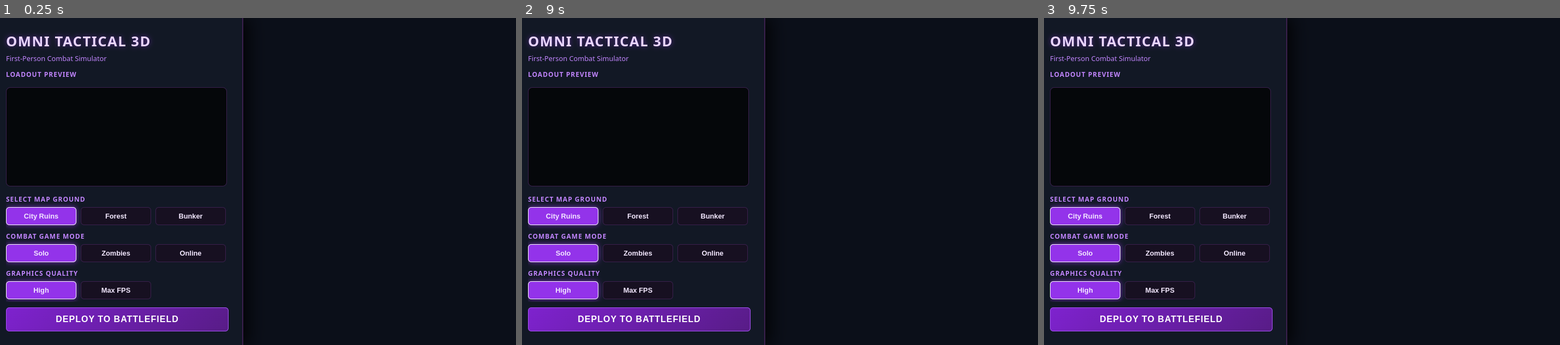
Above: before the commit, frames 1-3 (left to right).
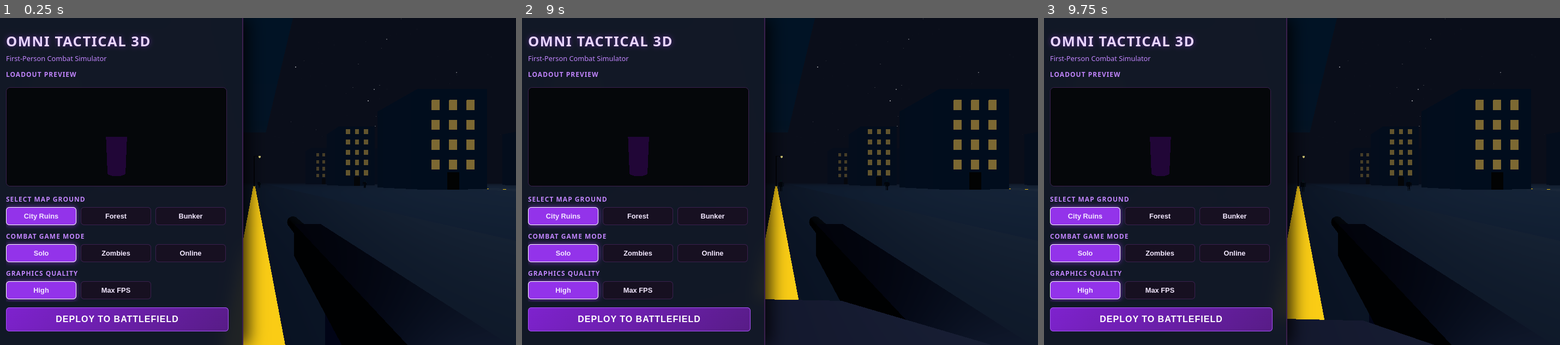
Above: after the commit, the same moments.

Repository: moitui-dev/Neon-Ember---Arcade-Shooter
Game: browser game, page games/battlefield/index.html
Same seed, same stepped clock (60 frames per second), same inputs: the game is played once before the commit and once after it.
Inputs (mouse positions are in pixels of both pictures, inside the frame that each line leads up to):
- Up to frame 1 (0.25 s): no input
- Up to frame 2 (9 s): click "Solo" at 0.27 s; hold D 1.03-1.53 s; click (774, 214) at 1.07 s; tap Space every 0.5 s from 1.1 to 8.6 s; hold S 1.58-1.85 s; click (671, 148) at 1.67 s; hold A 1.9-2.47 s; click (883, 132) at 2.27 s; hold W 2.52-2.82 s; click (852, 246) at 2.87 s; hold D 2.87-3.53 s; click (645, 263) at 3.47 s; hold W 3.58-3.82 s; hold A 3.87-4.3 s; click (774, 116) at 4.07 s; hold S 4.35-4.68 s; click (934, 197) at 4.67 s; hold D 4.73-5.23 s; click (620, 181) at 5.27 s; hold S 5.28-5.55 s; hold A 5.6-6.17 s; click (723, 295) at 5.87 s; hold W 6.22-6.52 s; click (826, 67) at 6.47 s; hold D 6.57-7.23 s; click (774, 214) at 7.07 s; hold W 7.28-7.52 s; hold A 7.57-8 s; click (671, 148) at 7.67 s; hold S 8.05-8.38 s; click (883, 132) at 8.27 s; hold D 8.43-8.93 s; click (852, 246) at 8.87 s; hold S from 8.98 s (still down)
- Up to frame 3 (9.75 s): tap Space at 9.1, 9.6 s; release S at 9.25 s; hold A from 9.3 s (still down); click (1167, 263) at 9.47 s

The runs differ from the first frame. In frame 1, 7.0% of the frame differs, in the area x 20-100%, y 0-100%; in frame 2, 6.7%; in frame 3, 6.4%.
Error before the commit: SyntaxError: The requested module './control.js' does not provide an export named 'initFirstPersonControls'

Commit message:
fix: export initFirstPersonControls correctly in control.js

Diff:
--- a/games/battlefield/control.js
+++ b/games/battlefield/control.js
@@ -1,30 +1,104 @@
-for (let i = 0; i < enemies.length; i++) {
-    const enemy = enemies[i];
-    const distToPlayer = enemy.position.distanceTo(camera.position);
+import * as THREE from 'three';
 
-    // Zombies sprint faster when close to the player
-    let currentRunSpeed = distToPlayer < 18 ? enemy.userData.speed * 1.8 : enemy.userData.speed;
+export function initFirstPersonControls(camera, collisionObjects = []) {
+    const moveState = {
+        forward: false,
+        backward: false,
+        left: false,
+        right: false,
+        sprint: false,
+        jump: false
+    };
 
-    if (distToPlayer > 1.4) {
-        const dir = new THREE.Vector3().subVectors(camera.position, enemy.position);
-        dir.y = 0;
-        dir.normalize();
-        enemy.position.addScaledVector(dir, currentRunSpeed * delta);
+    let velocity = new THREE.Vector3();
+    let direction = new THREE.Vector3();
+    let canJump = false;
+    let pitch = 0;
+    let yaw = 0;
 
-        enemy.userData.walkCycle += delta * (distToPlayer < 18 ? 14 : 7); // Faster leg/arm swing when running
-        const cycle = enemy.userData.walkCycle;
+    const normalSpeed = 6.0;
+    const sprintSpeed = 12.0;
+    const gravity = 30.0;
 
-        enemy.userData.leftArmGroup.rotation.x = Math.sin(cycle) * 0.8;
-        enemy.userData.rightArmGroup.rotation.x = -Math.sin(cycle) * 0.8;
-        enemy.userData.leftLegGroup.rotation.x = -Math.sin(cycle) * 0.8;
-        enemy.userData.rightLegGroup.rotation.x = Math.sin(cycle) * 0.8;
+    const docBody = document.body;
+
+    document.addEventListener('keydown', (e) => {
+        if (document.pointerLockElement !== docBody) return;
+        switch (e.code) {
+            case 'KeyW': moveState.forward = true; break;
+            case 'KeyS': moveState.backward = true; break;
+            case 'KeyA': moveState.left = true; break;
+            case 'KeyD': moveState.right = true; break;
+            case 'ShiftLeft':
+            case 'ShiftRight': moveState.sprint = true; break;
+            case 'Space':
+                if (canJump) {
+                    velocity.y += 10;
+                    canJump = false;
+                }
+                break;
+        }
+    });
+
+    document.addEventListener('keyup', (e) => {
+        switch (e.code) {
+            case 'KeyW': moveState.forward = false; break;
+            case 'KeyS': moveState.backward = false; break;
+            case 'KeyA': moveState.left = false; break;
+            case 'KeyD': moveState.right = false; break;
+            case 'ShiftLeft':
+            case 'ShiftRight': moveState.sprint = false; break;
+        }
+    });
+
+    document.addEventListener('mousemove', (e) => {
+        if (document.pointerLockElement !== docBody) return;
+        const sensitivity = 0.002;
+        yaw -= e.movementX * sensitivity;
+        pitch -= e.movementY * sensitivity;
+
+        const maxPitch = Math.PI / 2 - 0.01;
+        pitch = Math.max(-maxPitch, Math.min(maxPitch, pitch));
+
+        camera.rotation.set(0, 0, 0);
+        camera.rotateY(yaw);
+        camera.rotateX(pitch);
+    });
+
+    function update(delta) {
+        const currentSpeed = moveState.sprint ? sprintSpeed : normalSpeed;
+
+        velocity.x -= velocity.x * 10.0 * delta;
+        velocity.z -= velocity.z * 10.0 * delta;
+        velocity.y -= gravity * delta;
+
+        direction.z = Number(moveState.forward) - Number(moveState.backward);
+        direction.x = Number(moveState.right) - Number(moveState.left);
+        direction.normalize();
+
+        if (moveState.forward || moveState.backward) velocity.z -= direction.z * currentSpeed * 10.0 * delta;
+        if (moveState.left || moveState.right) velocity.x -= direction.x * currentSpeed * 10.0 * delta;
+
+        camera.translateX(-velocity.x * delta);
+        camera.translateZ(velocity.z * delta);
+
+        camera.position.y += velocity.y * delta;
+
+        if (camera.position.y < 1.6) {
+            velocity.y = 0;
+            camera.position.y = 1.6;
+            canJump = true;
+        }
+
+        const staminaBar = document.getElementById('stamina-bar');
+        if (staminaBar) {
+            if (moveState.sprint && (moveState.forward || moveState.backward)) {
+                staminaBar.style.width = Math.max(10, parseInt(staminaBar.style.width || 100) - 0.5) + '%';
+            } else {
+                staminaBar.style.width = Math.min(100, parseInt(staminaBar.style.width || 100) + 0.8) + '%';
+            }
+        }
     }
 
-    enemy.lookAt(camera.position.x, 0, camera.position.z);
-
-    if (distToPlayer < 1.6) {
-        health = Math.max(0, health - 0.4);
-        document.getElementById('health-val').innerText = Math.floor(health);
-        playSound('damage');
-    }
+    return { update };
 }
